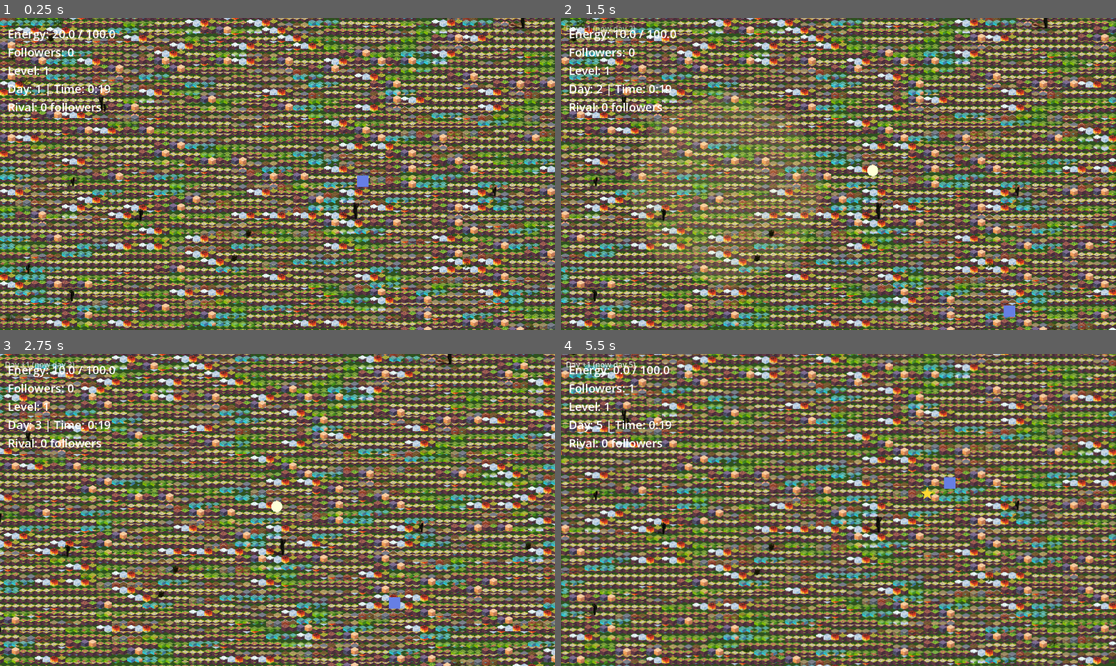
Above: before the commit, frames 1-4 (two rows, left to right).
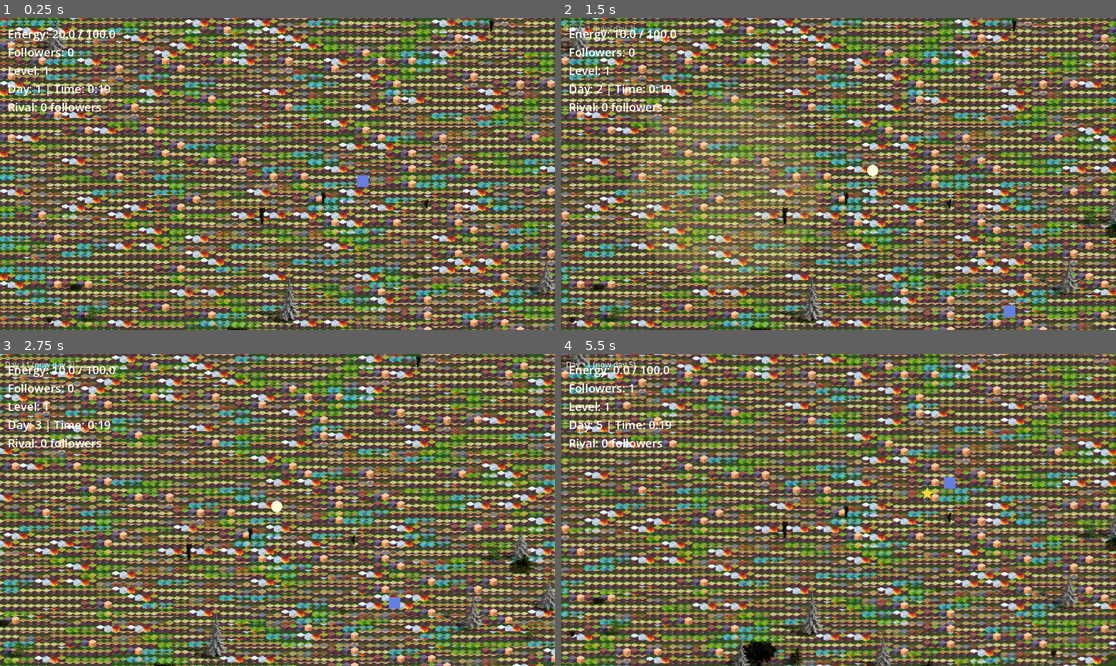
Above: after the commit, the same moments.

Repository: Rohan0603/divinus
Game: Godot game, scene res://scenes/Main.tscn
Two runs of this game, one before a commit and one after it. Both use one fixed random seed, a clock stepped at 60 frames per second and the inputs below.
Inputs (mouse positions are in pixels of both pictures, inside the frame that each line leads up to):
- Up to frame 1 (0.25 s): no input
- Up to frame 2 (1.5 s): tap Enter at 0.5 s; move the mouse to (960, 158) at 0.52 s; hold Right (ui_right) 0.53-1.25 s; tap T at 0.6 s; click (960, 158) at 0.67 s; drag from (727, 189) to (810, 236) at 1.27 s
- Up to frame 3 (2.75 s): move the mouse to (333, 441) at 2.02 s; hold Right (ui_right) from 2.03 s (still down); tap T at 2.1 s
- Up to frame 4 (5.5 s): release Right (ui_right) at 2.75 s; drag from (810, 572) to (672, 463) at 2.77 s; move the mouse to (1005, 556) at 3.52 s; hold Left (ui_left) 3.53-4.25 s; tap T at 3.6, 5.1 s; drag from (672, 463) to (755, 432) at 4.27 s; move the mouse to (866, 510) at 5.02 s; hold Down (ui_down) from 5.03 s (still down); click (866, 510) at 5.17 s

The runs differ from the first frame. In frame 1, 1.6% of the frame differs, in the area x 0-100%, y 0-100%; in frame 2, 1.7%; in frame 3, 1.9%; in frame 4, 2.4%.

Commit message:
feat: add moisture noise for Whittaker-style biome distribution

Diff:
--- a/game/scripts/world_generator.gd
+++ b/game/scripts/world_generator.gd
@@ -7,6 +7,7 @@
 enum Biome { WATER = 0, SAND = 1, PLAINS = 2, FOREST = 3, MOUNTAIN = 4 }
 
 var biome_map: Array = []
+var _moisture := FastNoiseLite.new()
 
 func generate(gen_seed: int) -> void:
 	var noise := FastNoiseLite.new()
@@ -17,20 +18,28 @@
 	noise.fractal_gain       = 0.5
 	noise.fractal_lacunarity = 2.0
 
+	_moisture.noise_type         = FastNoiseLite.TYPE_SIMPLEX_SMOOTH
+	_moisture.seed               = gen_seed + 1337
+	_moisture.frequency          = 0.030
+	_moisture.fractal_octaves    = 4
+	_moisture.fractal_gain       = 0.5
+	_moisture.fractal_lacunarity = 2.0
+
 	biome_map.clear()
 	for col in range(WIDTH):
 		var row_arr := []
 		for row in range(HEIGHT):
-			var elev := noise.get_noise_2d(float(col), float(row))
-			row_arr.append(_to_biome(elev))
+			var elev     := noise.get_noise_2d(float(col), float(row))
+			var moisture := _moisture.get_noise_2d(float(col), float(row))
+			row_arr.append(_to_biome(elev, moisture))
 		biome_map.append(row_arr)
 
-func _to_biome(elev: float) -> int:
+func _to_biome(elev: float, moisture: float) -> int:
 	if elev < -0.25: return Biome.WATER
 	if elev < -0.05: return Biome.SAND
-	if elev <  0.25: return Biome.PLAINS
-	if elev <  0.45: return Biome.FOREST
-	return Biome.MOUNTAIN
+	if elev >=  0.45: return Biome.MOUNTAIN
+	if moisture > 0.05: return Biome.FOREST
+	return Biome.PLAINS
 
 func get_biome(col: int, row: int) -> int:
 	return biome_map[col][row]
